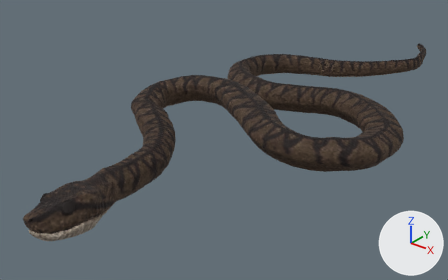
The glTF model serpiente-modelviewer/serpiente.glb, before and after one commit.
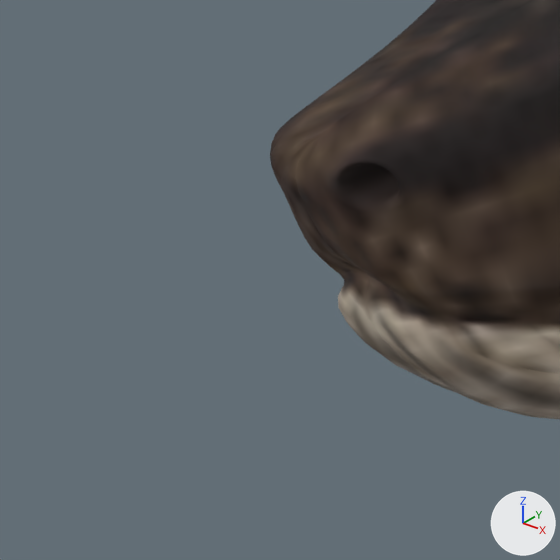
Each version appears first whole from a camera (50 mm lens) standing at (5.7, -9.82, 4.65) and looking at (-0.65, -1.89, -0.27), and next in a close-up on the part from 0% to 11% of the width and 73% to 90% of the height. The lights are fixed; the arrows at lower right show +X, +Y and +Z. Both versions are drawn at frame 190 of the action 'Animation'; the numbers are the values there.

The first close-up shows 'Vert.001'.
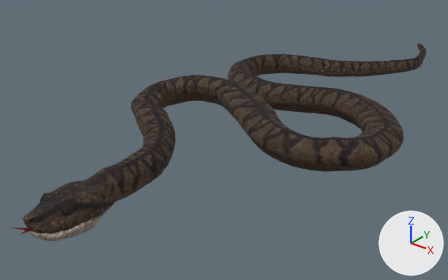
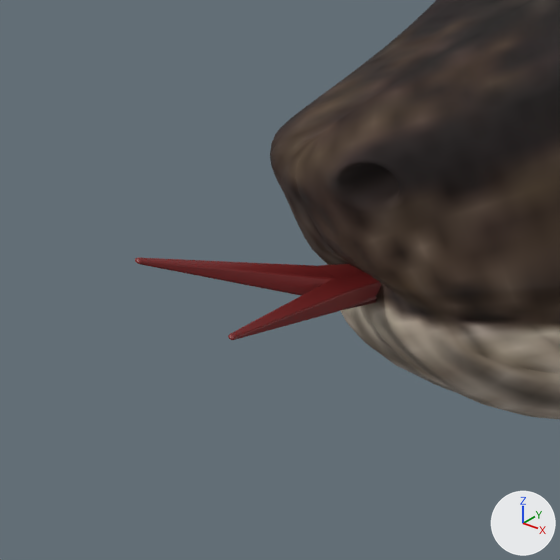
Pixel boxes [x1, y1, x2, y2] of what changed, in the close-ups (560 x 560 px):
'Cube', added (red)
    after: [135, 257, 381, 340]

Patch to the scene script:
```diff
--- a/serpiente-modelviewer/serpiente.glb.py
+++ b/serpiente-modelviewer/serpiente.glb.py
@@ mat_lengua @@
+mat_lengua = principled_material('lengua')
+mat_lengua.base_color = (0.196, 0.0145, 0.0149)  # dark red #7a2021
@@ me_cube @@
+me_cube.from_pydata(...)  # 216 vertices, 438 faces; spans x -0.207..-0.028, y -6.545..-5.596, z 0.098..0.484
+me_cube.materials.append(mat_lengua)  # dark red #7a2021
@@ ob_cube @@
+ob_cube = bpy.data.objects.new('Cube', me_cube)
+ob_cube.location = (0.0, 0.0, 0.0)
```
